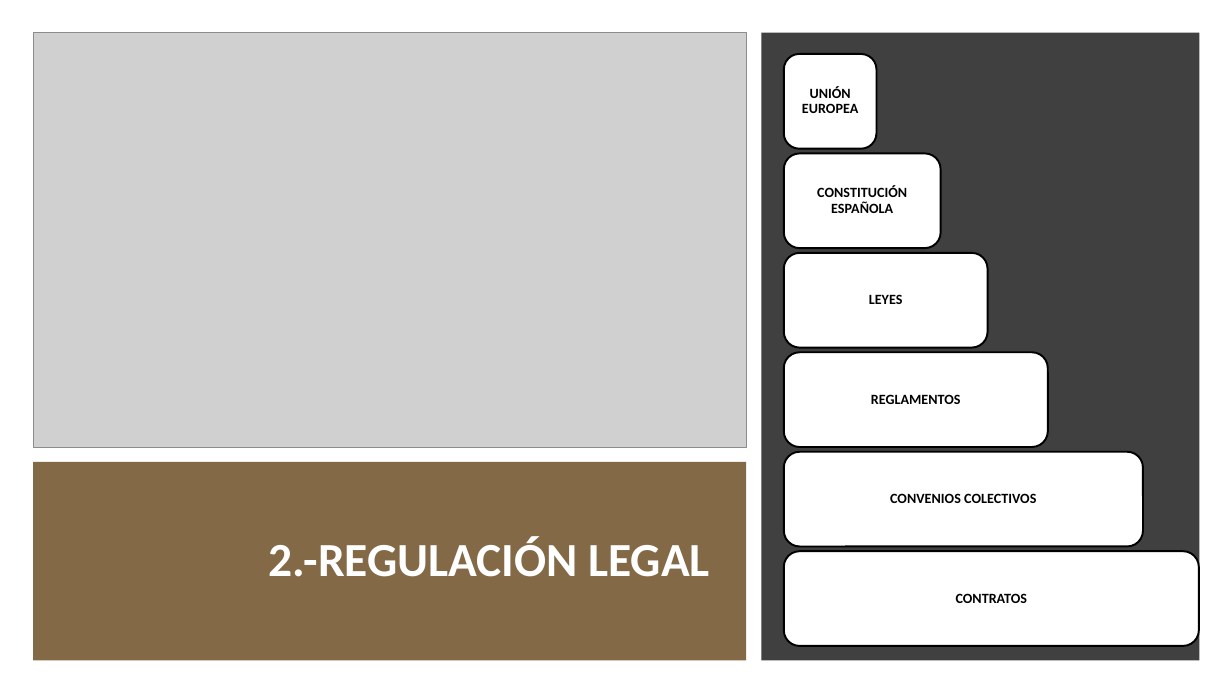
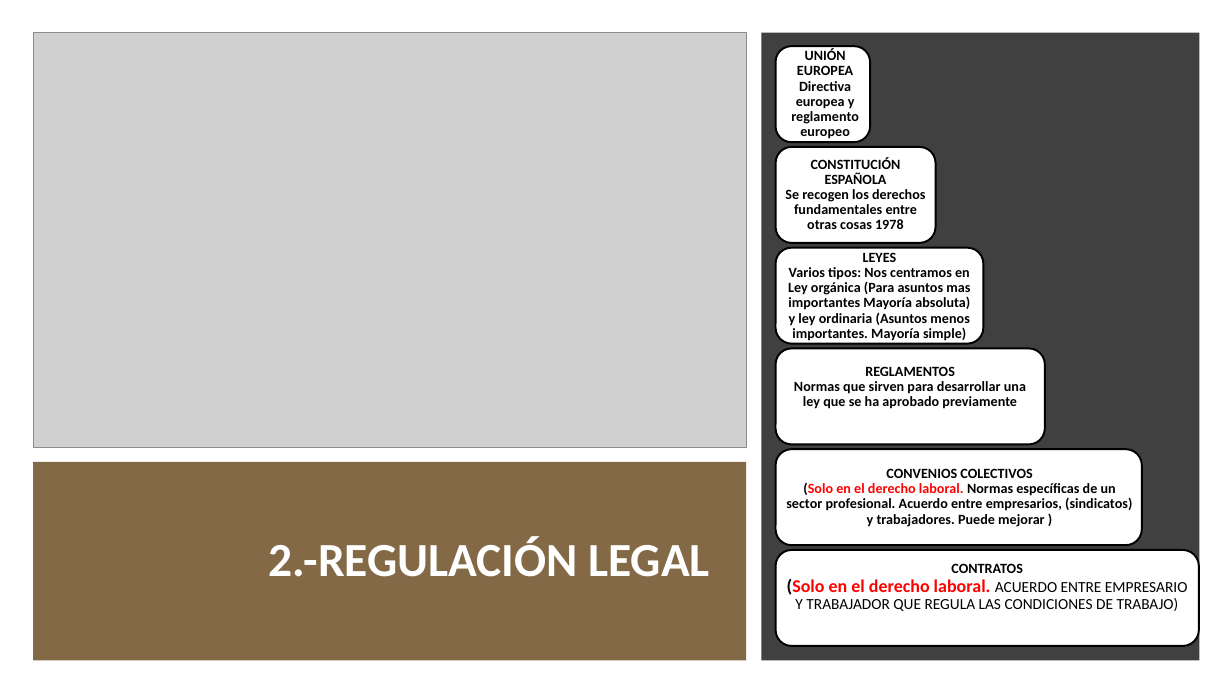
Before and after one commit to DiMaPaGa/daw1, a slide deck: slide 9 of PROGRAMACION/FOL/TEMA 1 FOL ALUMNOS.pptx. Drawn at 1232x693 pixels with LibreOffice and Linux fonts; fonts in the diff are those of the drawing; grey boxes stand for pictures. Boxes give left, top, right and bottom in pixels: in the first picture for what was removed or moved away, otherwise in the second. Text is boxed around its words. In the diff, an @@ line names an element or a change of style, - is before the commit and + after.

```diff
--- a/PROGRAMACION/FOL/TEMA 1 FOL ALUMNOS.pptx
+++ b/PROGRAMACION/FOL/TEMA 1 FOL ALUMNOS.pptx
@@ rounded rectangle: place and size @@
-rounded rectangle at <box>784,54,876,149</box>
+rounded rectangle at <box>775,46,870,142</box>
@@ text "UNIÓN EUROPEA": place and size @@
-text "UNIÓN EUROPEA" at <box>802,86,858,113</box>
+text "UNIÓN EUROPEA" at <box>791,48,859,139</box>
@@ text at <box>791,81,859,139</box>: paragraph added @@
+Directiva europea y reglamento europeo
@@ rounded rectangle: place and size @@
-rounded rectangle at <box>784,153,941,249</box>
+rounded rectangle at <box>775,147,935,243</box>
@@ text "CONSTITUCIÓN ESPAÑOLA": place and size @@
-text "CONSTITUCIÓN ESPAÑOLA" at <box>817,185,907,213</box>
+text "CONSTITUCIÓN ESPAÑOLA" at <box>785,157,925,229</box>
@@ text at <box>785,189,925,229</box>: paragraph added @@
+Se recogen los derechos fundamentales entre otras cosas 1978
@@ rounded rectangle: place and size @@
-rounded rectangle at <box>784,253,988,348</box>
+rounded rectangle at <box>775,248,983,344</box>
@@ text "LEYES": place and size @@
-text "LEYES" at <box>869,294,903,304</box>
+text "LEYES" at <box>788,252,970,341</box>
@@ text at <box>788,267,970,341</box>: paragraph added @@
+Varios tipos: Nos centramos en Ley orgánica (Para asuntos mas importantes Mayoría absoluta) y ley ordinaria (Asuntos menos importantes. Mayoría simple)
@@ rounded rectangle: place and size @@
-rounded rectangle at <box>784,352,1048,447</box>
+rounded rectangle at <box>775,348,1044,445</box>
@@ text "REGLAMENTOS": place and size @@
-text "REGLAMENTOS" at <box>871,394,961,404</box>
+text "REGLAMENTOS" at <box>794,366,1026,409</box>
@@ text at <box>794,381,1026,409</box>: paragraph added @@
+Normas que sirven para desarrollar una ley que se ha aprobado previamente
@@ rounded rectangle: place and size @@
-rounded rectangle at <box>784,452,1143,547</box>
+rounded rectangle at <box>775,449,1141,545</box>
@@ text "CONVENIOS COLECTIVOS": place and size @@
-text "CONVENIOS COLECTIVOS" at <box>890,493,1036,503</box>
+text "CONVENIOS COLECTIVOS" at <box>786,468,1132,527</box>
@@ text at <box>786,483,1132,527</box>: paragraph added @@
+(Solo en el derecho laboral. Normas específicas de un sector profesional. Acuerdo entre empresarios, (sindicatos) y trabajadores. Puede mejorar )
@@ rounded rectangle: place and size @@
-rounded rectangle at <box>784,552,1199,647</box>
+rounded rectangle at <box>775,550,1199,646</box>
@@ text "CONTRATOS": place and size @@
-text "CONTRATOS" at <box>956,593,1028,603</box>
+text "CONTRATOS" at <box>787,563,1188,611</box>
@@ text at <box>787,579,1188,611</box>: paragraph added @@
+(Solo en el derecho laboral. ACUERDO ENTRE EMPRESARIO Y TRABAJADOR QUE REGULA LAS CONDICIONES DE TRABAJO)
```
Also in this commit, not shown: 6 other slides changed, 9 other files.
